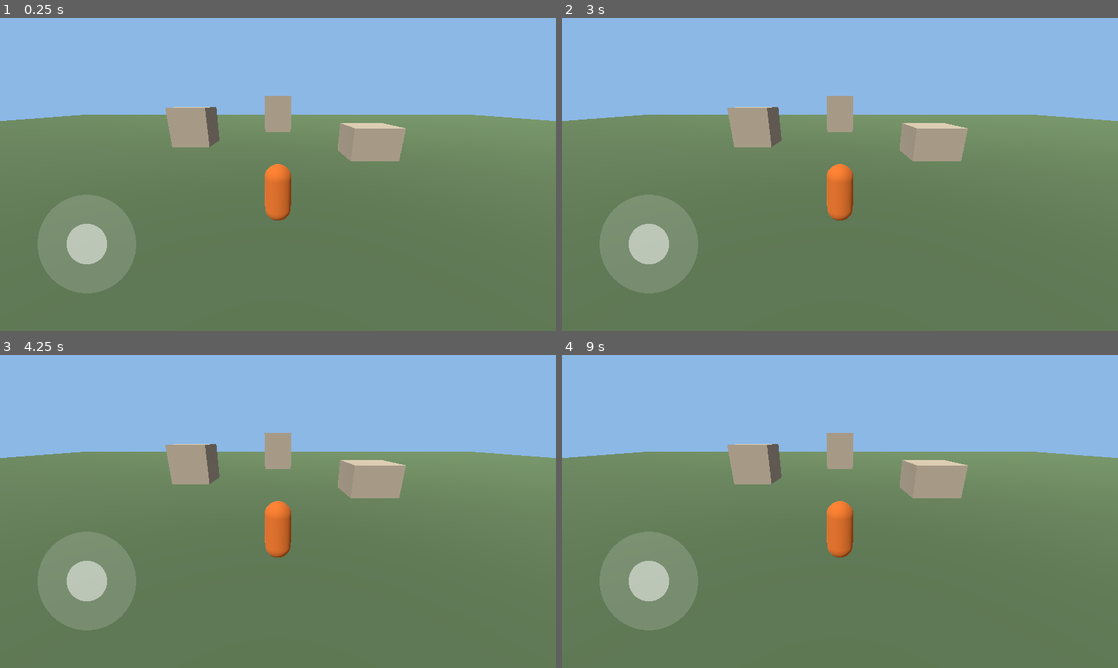
Above: before the commit, frames 1-4 (two rows, left to right).
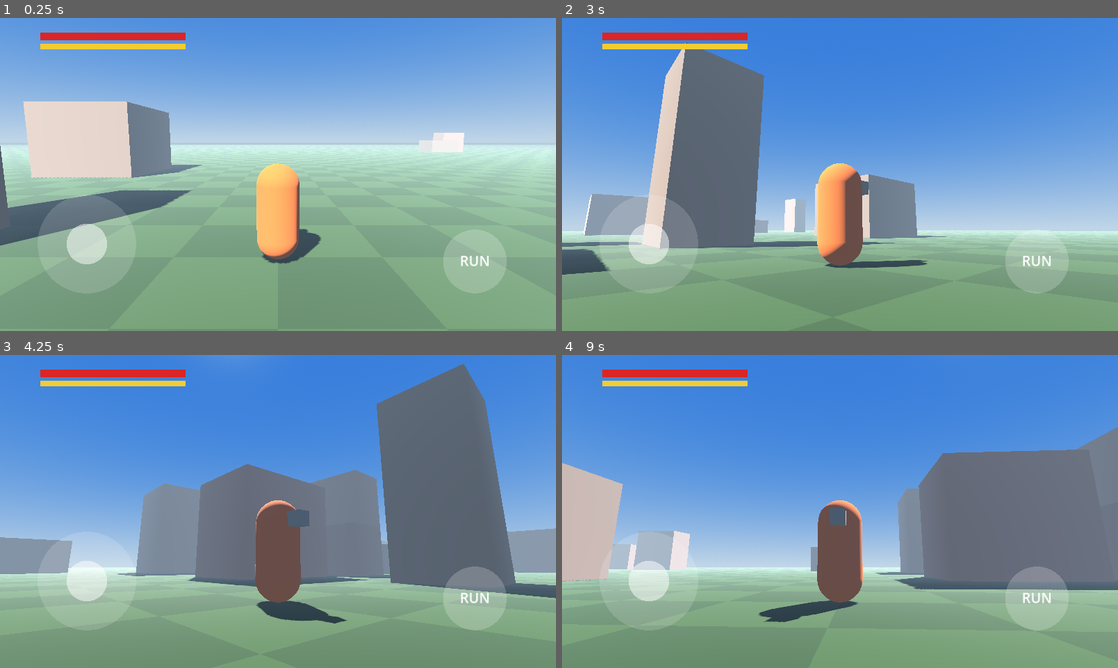
Above: after the commit, the same moments.

Repository: gamhop/shadows-of-pakistan
Game: Godot game, scene res://main.tscn
Same seed, same stepped clock (60 frames per second), same inputs: the game is played once before the commit and once after it.
Inputs (mouse positions are in pixels of both pictures, inside the frame that each line leads up to):
- Up to frame 1 (0.25 s): no input
- Up to frame 2 (3 s): tap Enter at 0.5, 2 s; move the mouse to (962, 158) at 0.52 s; click (962, 158) at 0.67 s; tap Space at 1.25, 2.75 s; drag from (728, 190) to (812, 237) at 1.27 s; move the mouse to (895, 105) at 2.02 s; click (895, 105) at 2.17 s; drag from (812, 237) to (673, 127) at 2.77 s
- Up to frame 3 (4.25 s): tap Enter at 3.5 s; move the mouse to (444, 558) at 3.52 s; click (444, 558) at 3.67 s
- Up to frame 4 (9 s): tap Space at 4.25 s; drag from (673, 464) to (756, 433) at 4.27 s; move the mouse to (867, 511) at 5.02 s; click (867, 511) at 5.17 s; drag from (756, 433) to (728, 527) at 5.77 s; move the mouse to (962, 495) at 6.52 s; click (962, 495) at 6.67 s; drag from (728, 527) to (812, 574) at 7.27 s; move the mouse to (895, 442) at 8.02 s; click (895, 442) at 8.17 s; drag from (812, 574) to (673, 464) at 8.77 s

The runs differ from the first frame. In frame 1, 88% of the frame differs, in the area x 0-100%, y 0-100%; in frame 2, 99%; in frame 3, 99%; in frame 4, 98%.

Commit message:
Stage 2 step 2: flat ground, camera swipe, run, health/stamina

Diff:
--- a/main.gd
+++ b/main.gd
@@ -1,14 +1,23 @@
 extends Node3D
 
-const SPEED := 5.0
+const WALK_SPEED := 5.0
+const RUN_SPEED := 8.5
 const GRAVITY := 20.0
 const STICK_RADIUS := 170.0
+const RUN_RADIUS := 110.0
 
 var player: CharacterBody3D
 var cam_pivot: Node3D
 var ui: Control
 var stick := Vector2.ZERO
 var stick_touch := -1
+var look_touch := -1
+var run_touch := -1
+var cam_yaw := 0.0
+var cam_pitch := -0.12
+var health := 100.0
+var stamina := 100.0
+var exhausted := false
 
 
 func _ready() -> void:
@@ -18,31 +27,64 @@
 
 
 func _make_world() -> void:
+    var horizon := Color(0.62, 0.72, 0.82)
+    var sky_mat := ProceduralSkyMaterial.new()
+    sky_mat.sky_top_color = Color(0.18, 0.38, 0.75)
+    sky_mat.sky_horizon_color = horizon
+    sky_mat.ground_horizon_color = horizon
+    sky_mat.ground_bottom_color = Color(0.3, 0.4, 0.3)
+    var sky := Sky.new()
+    sky.sky_material = sky_mat
     var env := Environment.new()
-    env.background_mode = Environment.BG_COLOR
-    env.background_color = Color(0.55, 0.72, 0.9)
+    env.background_mode = Environment.BG_SKY
+    env.sky = sky
     env.ambient_light_source = Environment.AMBIENT_SOURCE_COLOR
-    env.ambient_light_color = Color(0.55, 0.55, 0.6)
+    env.ambient_light_color = Color(0.45, 0.5, 0.6)
+    env.ambient_light_energy = 0.5
+    env.tonemap_mode = Environment.TONE_MAPPER_FILMIC
+    env.fog_enabled = true
+    env.fog_light_color = horizon
+    env.fog_density = 0.012
     var we := WorldEnvironment.new()
     we.environment = env
     add_child(we)
+
     var sun := DirectionalLight3D.new()
     sun.rotation_degrees = Vector3(-50, -30, 0)
+    sun.light_color = Color(1.0, 0.95, 0.85)
+    sun.shadow_enabled = true
+    sun.directional_shadow_max_distance = 40.0
     add_child(sun)
-    _add_box(Vector3(0, -0.5, 0), Vector3(100, 1, 100), Color(0.35, 0.45, 0.3))
-    var spots := [Vector3(6, 1, -8), Vector3(-7, 1.5, -12), Vector3(12, 1, 4), Vector3(-10, 1, 6), Vector3(0, 2, -20)]
-    for p in spots:
-        _add_box(p, Vector3(3, p.y * 2, 3), Color(0.7, 0.65, 0.55))
-
-
-func _add_box(pos: Vector3, size: Vector3, color: Color) -> void:
+
+    var shader := Shader.new()
+    shader.code = "shader_type spatial;\nvarying vec3 wpos;\nvoid vertex() { wpos = (MODEL_MATRIX * vec4(VERTEX, 1.0)).xyz; }\nvoid fragment() {\n  vec2 g = floor(wpos.xz / 2.0);\n  float c = mod(g.x + g.y, 2.0);\n  ALBEDO = mix(vec3(0.20, 0.30, 0.16), vec3(0.24, 0.35, 0.19), c);\n  ROUGHNESS = 1.0;\n}\n"
+    var ground_mat := ShaderMaterial.new()
+    ground_mat.shader = shader
+    _add_box(Vector3(0, -0.5, 0), Vector3(400, 1, 400), Color.WHITE, ground_mat)
+
+    var rng := RandomNumberGenerator.new()
+    rng.seed = 7
+    for i in 25:
+        var x := rng.randf_range(-60.0, 60.0)
+        var z := rng.randf_range(-60.0, 60.0)
+        if Vector2(x, z).length() < 8.0:
+            continue
+        var h := rng.randf_range(2.0, 9.0)
+        var w := rng.randf_range(3.0, 7.0)
+        var d := rng.randf_range(3.0, 7.0)
+        _add_box(Vector3(x, h / 2.0, z), Vector3(w, h, d), Color(0.5 + rng.randf() * 0.15, 0.42, 0.35))
+
+
+func _add_box(pos: Vector3, size: Vector3, color: Color, mat: Material = null) -> void:
     var body := StaticBody3D.new()
     body.position = pos
     var mesh := MeshInstance3D.new()
     var bm := BoxMesh.new()
     bm.size = size
-    var mat := StandardMaterial3D.new()
-    mat.albedo_color = color
+    if mat == null:
+        var sm := StandardMaterial3D.new()
+        sm.albedo_color = color
+        mat = sm
     bm.material = mat
     mesh.mesh = bm
     body.add_child(mesh)
@@ -86,31 +128,53 @@
     player.add_child(col)
 
     cam_pivot = Node3D.new()
-    cam_pivot.rotation.x = -0.35
     add_child(cam_pivot)
     var cam := Camera3D.new()
-    cam.position = Vector3(0, 0, 6)
-    cam.far = 300.0
+    cam.position = Vector3(0, 0, 5)
+    cam.fov = 60.0
+    cam.far = 400.0
     cam_pivot.add_child(cam)
 
 
 func _physics_process(delta: float) -> void:
-    var dir := Vector3(stick.x, 0.0, stick.y).rotated(Vector3.UP, cam_pivot.rotation.y)
-    player.velocity.x = dir.x * SPEED
-    player.velocity.z = dir.z * SPEED
+    cam_pivot.rotation = Vector3(cam_pitch, cam_yaw, 0.0)
+    var dir := Vector3(stick.x, 0.0, stick.y).rotated(Vector3.UP, cam_yaw)
+    var moving := dir.length() > 0.1
+    var running := run_touch != -1 and moving and not exhausted
+    if running:
+        stamina = maxf(stamina - 25.0 * delta, 0.0)
+        if stamina <= 0.0:
+            exhausted = true
+    else:
+        stamina = minf(stamina + 15.0 * delta, 100.0)
+        if exhausted and stamina >= 20.0:
+            exhausted = false
+    var speed := RUN_SPEED if running else WALK_SPEED
+    player.velocity.x = dir.x * speed
+    player.velocity.z = dir.z * speed
     if player.is_on_floor():
         player.velocity.y = 0.0
     else:
         player.velocity.y -= GRAVITY * delta
     player.move_and_slide()
-    if dir.length() > 0.1:
+    if moving:
         var target := atan2(-dir.x, -dir.z)
         player.rotation.y = lerp_angle(player.rotation.y, target, 12.0 * delta)
-    cam_pivot.global_position = player.global_position + Vector3(0, 1.5, 0)
+    cam_pivot.global_position = player.global_position + Vector3(0, 1.6, 0)
+
+
+func _process(_delta: float) -> void:
+    if ui:
+        ui.queue_redraw()
 
 
 func _stick_base() -> Vector2:
     return Vector2(300.0, get_viewport().get_visible_rect().size.y - 300.0)
+
+
+func _run_base() -> Vector2:
+    var vp := get_viewport().get_visible_rect().size
+    return Vector2(vp.x - 280.0, vp.y - 240.0)
 
 
 func _make_ui() -> void:
@@ -121,7 +185,6 @@
     layer.add_child(ui)
     ui.set_anchors_and_offsets_preset(Control.PRESET_FULL_RECT)
     ui.draw.connect(_draw_ui)
-    ui.queue_redraw()
 
 
 func _draw_ui() -> void:
@@ -129,24 +192,46 @@
     ui.draw_circle(c, STICK_RADIUS, Color(1, 1, 1, 0.15))
     ui.draw_circle(c + stick * STICK_RADIUS, 70.0, Color(1, 1, 1, 0.5))
 
+    var r := _run_base()
+    var rcol := Color(1, 0.6, 0.2, 0.55) if run_touch != -1 else Color(1, 1, 1, 0.2)
+    ui.draw_circle(r, RUN_RADIUS, rcol)
+    ui.draw_string(ThemeDB.fallback_font, r + Vector2(-100, 16), "RUN", HORIZONTAL_ALIGNMENT_CENTER, 200, 48)
+
+    ui.draw_rect(Rect2(140, 50, 500, 26), Color(0, 0, 0, 0.45))
+    ui.draw_rect(Rect2(140, 50, 500.0 * health / 100.0, 26), Color(0.85, 0.15, 0.15))
+    var scol := Color(0.6, 0.5, 0.3) if exhausted else Color(0.95, 0.8, 0.2)
+    ui.draw_rect(Rect2(140, 88, 500, 20), Color(0, 0, 0, 0.45))
+    ui.draw_rect(Rect2(140, 88, 500.0 * stamina / 100.0, 20), scol)
+
 
 func _input(event: InputEvent) -> void:
+    var vp := get_viewport().get_visible_rect().size
     if event is InputEventScreenTouch:
         var t := event as InputEventScreenTouch
         if t.pressed:
             if stick_touch == -1 and t.position.distance_to(_stick_base()) < STICK_RADIUS * 1.8:
                 stick_touch = t.index
                 _update_stick(t.position)
-        elif t.index == stick_touch:
-            stick_touch = -1
-            stick = Vector2.ZERO
-            ui.queue_redraw()
+            elif run_touch == -1 and t.position.distance_to(_run_base()) < RUN_RADIUS * 1.4:
+                run_touch = t.index
+            elif look_touch == -1 and t.position.x > vp.x * 0.4:
+                look_touch = t.index
+        else:
+            if t.index == stick_touch:
+                stick_touch = -1
+                stick = Vector2.ZERO
+            elif t.index == run_touch:
+                run_touch = -1
+            elif t.index == look_touch:
+                look_touch = -1
     elif event is InputEventScreenDrag:
         var d := event as InputEventScreenDrag
         if d.index == stick_touch:
             _update_stick(d.position)
+        elif d.index == look_touch:
+            cam_yaw -= d.relative.x * 0.005
+            cam_pitch = clampf(cam_pitch - d.relative.y * 0.004, -0.55, 0.2)
 
 
 func _update_stick(pos: Vector2) -> void:
     stick = ((pos - _stick_base()) / STICK_RADIUS).limit_length(1.0)
-    ui.queue_redraw()
